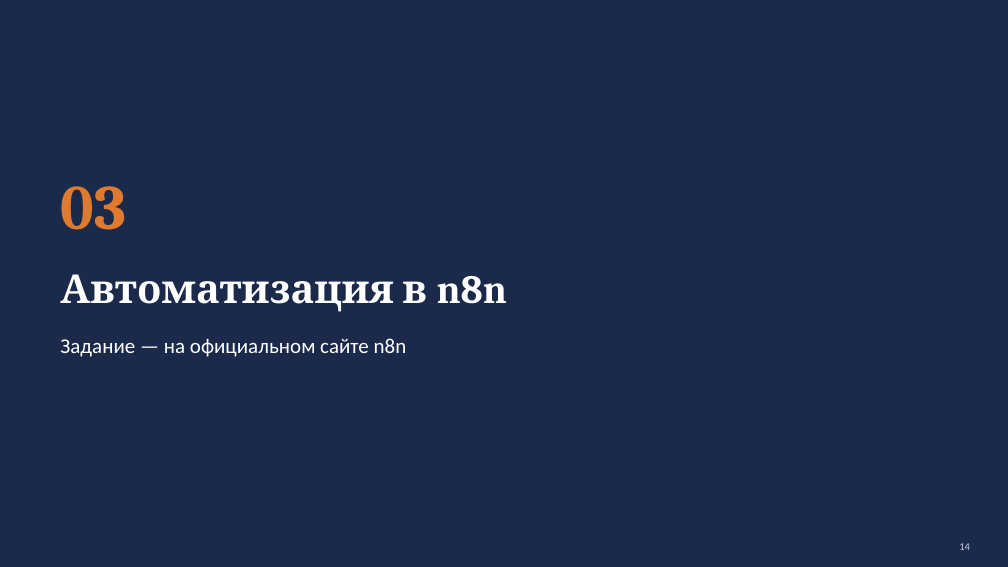
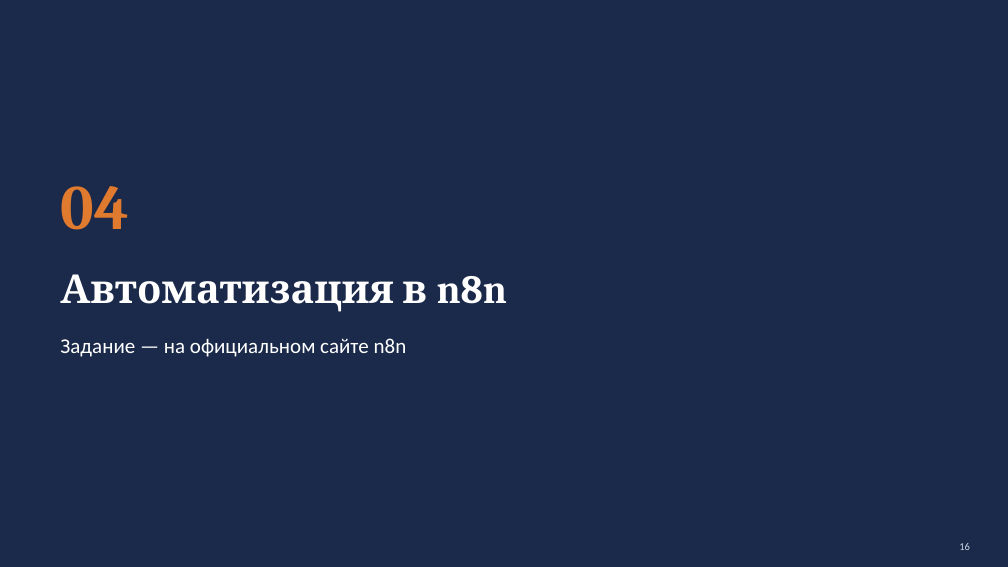
Before and after one commit to lpetrov02/aidd_week_04_mcp, a slide deck: slide 16 of materials/homework04_draft.pptx (slide 14 before the commit). Drawn at 1008x567 pixels with LibreOffice and Linux fonts; fonts in the diff are those of the drawing. Boxes give left, top, right and bottom in pixels: in the first picture for what was removed or moved away, otherwise in the second. Text is boxed around its words. In the diff, an @@ line names an element or a change of style, - is before the commit and + after.

```diff
--- a/materials/homework04_draft.pptx
+++ b/materials/homework04_draft.pptx
@@ text at [60,186,128,230]: text changed @@
-03
+04
```
Also in this commit, not shown: 2 other slides changed, 2 slides added, 5 other files.
